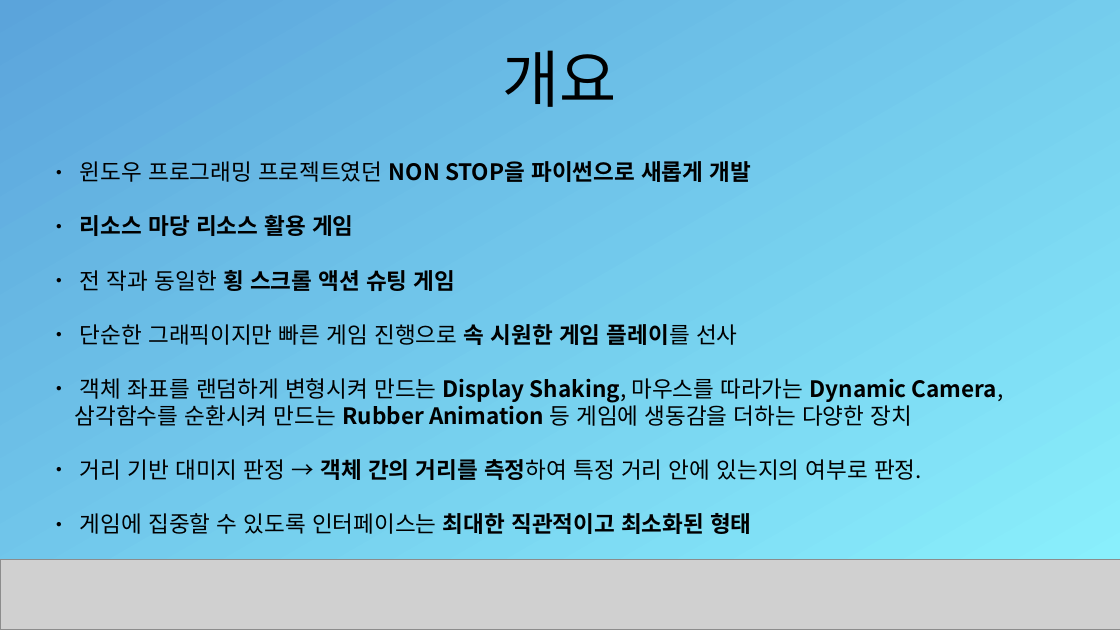
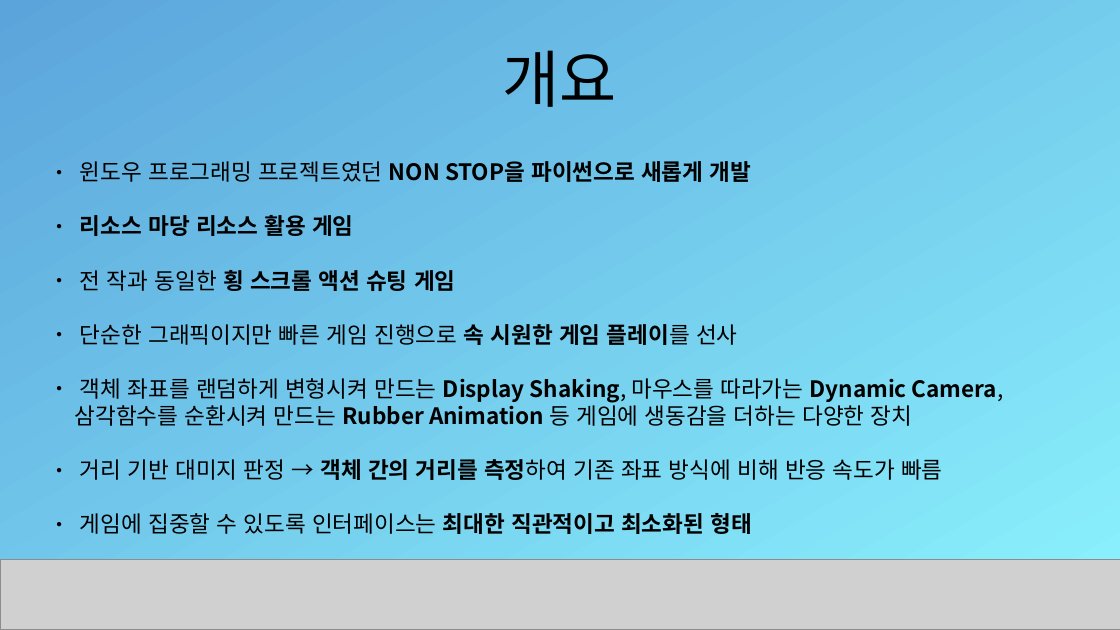
Before and after one commit to TU-PJY/NON_STOP_2, a slide deck: slide 2 of 2D 게임 프로그래밍 1차 발표.pptx. Drawn at 1120x630 pixels with LibreOffice and Linux fonts; fonts in the diff are those of the drawing; grey boxes stand for pictures. Boxes give left, top, right and bottom in pixels: in the first picture for what was removed or moved away, otherwise in the second. Text is boxed around its words. In the diff, an @@ line names an element or a change of style, - is before the commit and + after.

```diff
--- a/2D 게임 프로그래밍 1차 발표.pptx
+++ b/2D 게임 프로그래밍 1차 발표.pptx
@@ text at (80, 459, 942, 480): text changed @@
-● 거리 기반 대미지 판정 → 객체 간의 거리를 측정하여 특정 거리 안에 있는지의 여부로 판정.
+● 거리 기반 대미지 판정 → 객체 간의 거리를 측정하여 기존 좌표 방식에 비해 반응 속도가 빠름
```
Also in this commit, not shown: 2 other slides changed, 1 other file.
